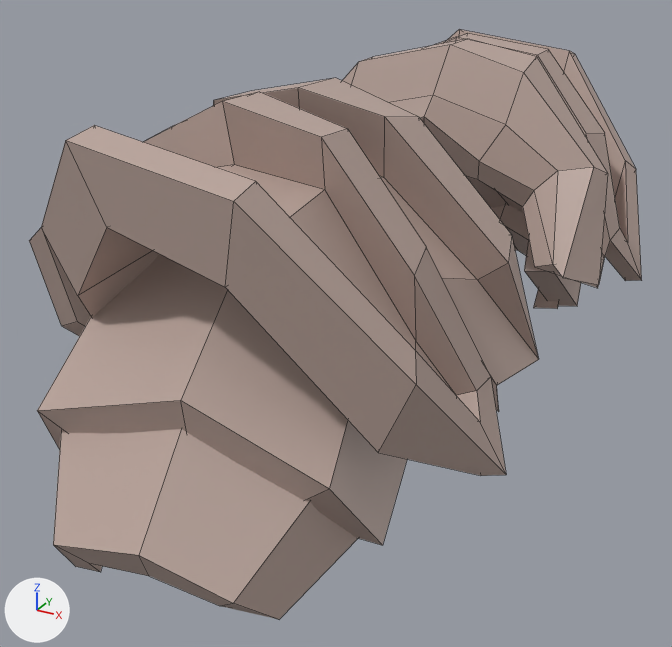
The FBX model KazgarsRevenge/KazgarsRevenge/KazgarsRevengeContent/Models/Armor/armor_shoulders_rino.fbx as it was, and as the next commit left it.
One viewpoint serves both versions: a 50 mm camera at (0.0104, -0.0238, 0.0415) aimed at (-0.0018, -0.0017, 0.0304). Arrows for +X, +Y and +Z are at lower left; the lights stay in place. Mesh edges are drawn as thin lines. Where no turn or scale is listed for an object, it has been applied to the vertices.

Objects in the first picture: 'armor_shoulders_rino'.
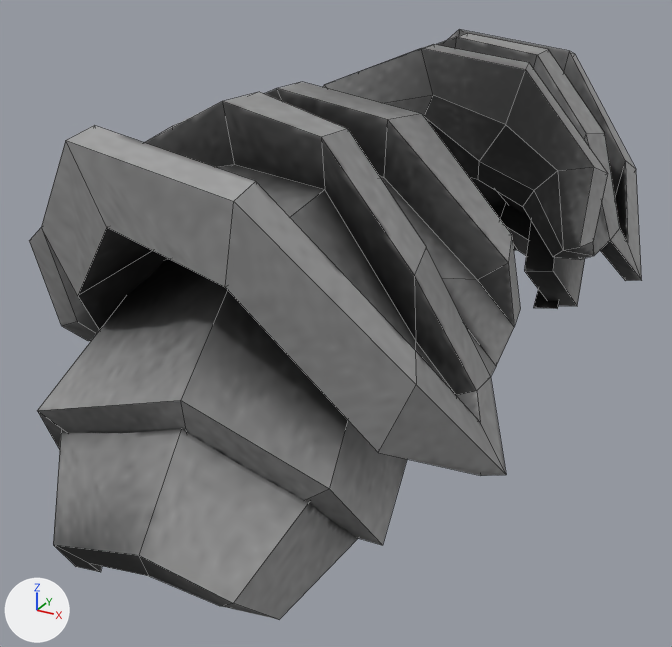
Boxes [x1, y1, x2, y2] around the edits, measured in the pictures (672 x 647 px; the box of a moved part takes in the faces that stretch with it):
part 1 of me_armor_shoulders_rino, moved or reshaped
    before: [37, 39, 607, 411]
    after: [37, 44, 607, 411]
part 2 of me_armor_shoulders_rino, moved or reshaped
    before: [442, 135, 610, 412]
    after: [442, 135, 610, 377]
part 3 of me_armor_shoulders_rino, recoloured
    both: [29, 29, 642, 619]

Diff of the bpy script that builds the scene:
```diff
--- a/KazgarsRevenge/KazgarsRevenge/KazgarsRevengeContent/Models/Armor/armor_shoulders_rino.fbx.py
+++ b/KazgarsRevenge/KazgarsRevenge/KazgarsRevengeContent/Models/Armor/armor_shoulders_rino.fbx.py
@@ mat_armor1__armor_rino @@
+mat_armor1__armor_rino = principled_material('armor1__armor_rino')
+mat_armor1__armor_rino.texture = img_armor_rino_png  # with its transparency
@@ me_armor_shoulders_rino @@
 # verts and faces of me_armor_shoulders_rino; kept vertices keep their numbers, new ones are numbered from 296
-me_armor_shoulders_rino.from_pydata(...)  # 296 vertices, 286 faces; spans x -0.0066..0.0053, y -0.0123..0.0123, z -0.0106..0.0
+me_armor_shoulders_rino.from_pydata(...)  # 288 vertices, 278 faces; spans x -0.0066..0.0053, y -0.0123..0.0123, z -0.0106..0.0
+# me_armor_shoulders_rino part 1
+# 14 vertices are removed from x -0.0066..-0.0035, y -0.006..0.006, z -0.0042..-0.0006
+# 30 faces are deleted
+# 12 vertices move from x -0.0052..0.0016, y -0.0066..0.0066, z -0.0041..0.0 to x -0.0045..0.0017, y -0.0065..0.0065, z -0.0045..-0.0001
+# 6 vertices are added at (-0.005, 0.0062, -0.0017), (-0.0047, 0.0028, -0.0014), (-0.0048, 0.0039, -0.0014), (-0.005, -0.0062, -0.0017), (-0.0047, -0.0028, -0.0014), (-0.0048, -0.0039, -0.0014)
+# 22 new faces join them
+# me_armor_shoulders_rino part 2
+verts[90] = (0.0032, 0.0031, -0.006)  # moved, pixel (552, 256)
+verts[91] = (0.0037, 0.0045, -0.0064)  # moved, pixel (580, 259)
+verts[92] = (0.0036, 0.0028, -0.0056)  # moved, pixel (563, 250)
+verts[93] = (0.0041, 0.0045, -0.0062)  # moved, pixel (594, 255)
+verts[165] = (0.0041, 0.0027, -0.0054)  # moved, pixel (579, 247)
+verts[166] = (0.0043, 0.0037, -0.0055)  # moved, pixel (593, 241)
+verts[198] = (0.0032, -0.0031, -0.006)  # moved
+verts[199] = (0.0037, -0.0045, -0.0064)  # moved
+verts[200] = (0.0036, -0.0028, -0.0056)  # moved
+verts[201] = (0.0041, -0.0045, -0.0062)  # moved, pixel (496, 366)
+verts[273] = (0.0041, -0.0027, -0.0054)  # moved, pixel (520, 308)
+verts[274] = (0.0043, -0.0037, -0.0055)  # moved, pixel (514, 327)
+# me_armor_shoulders_rino part 3: 256 faces spanning x -0.0066..0.0053, y -0.0123..0.0123, z -0.0106..0.0 switch from mat_armor1__skeleton (picture img_skeleton_png) to mat_armor1__armor_rino (picture img_armor_rino_png)
```
